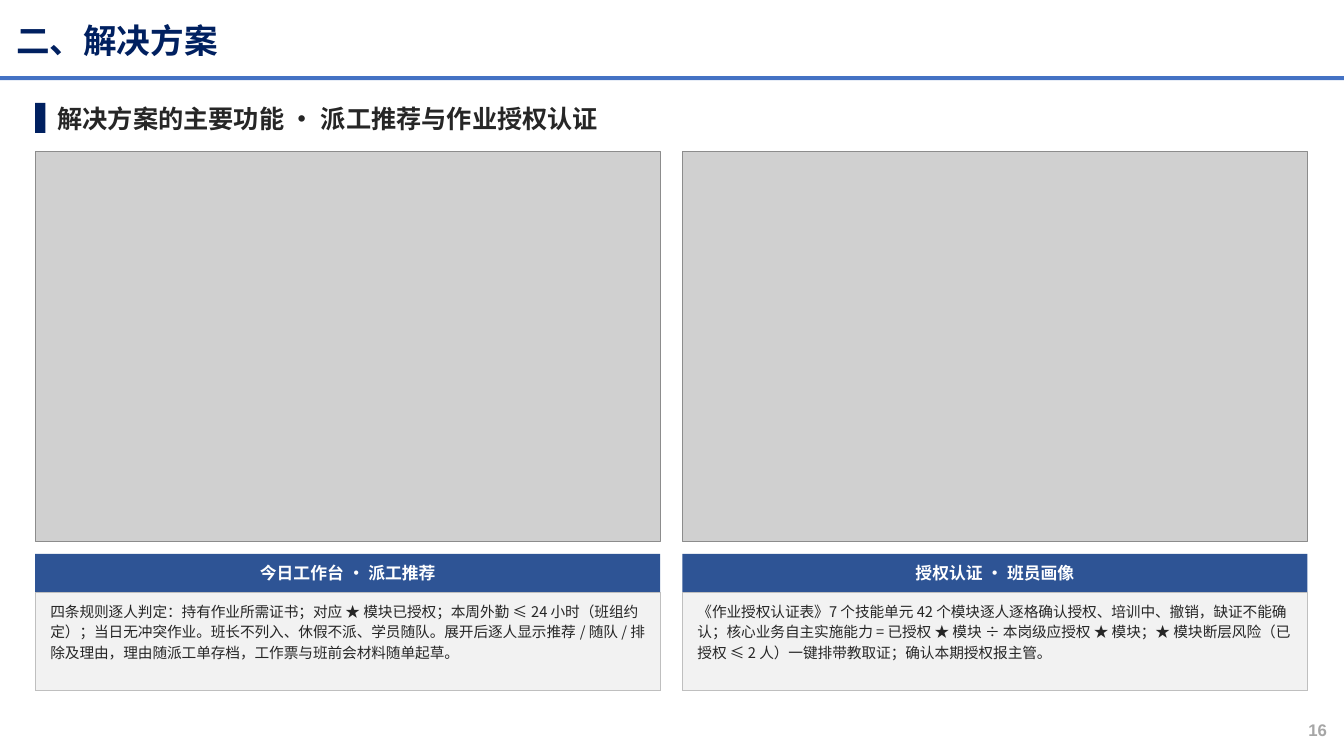
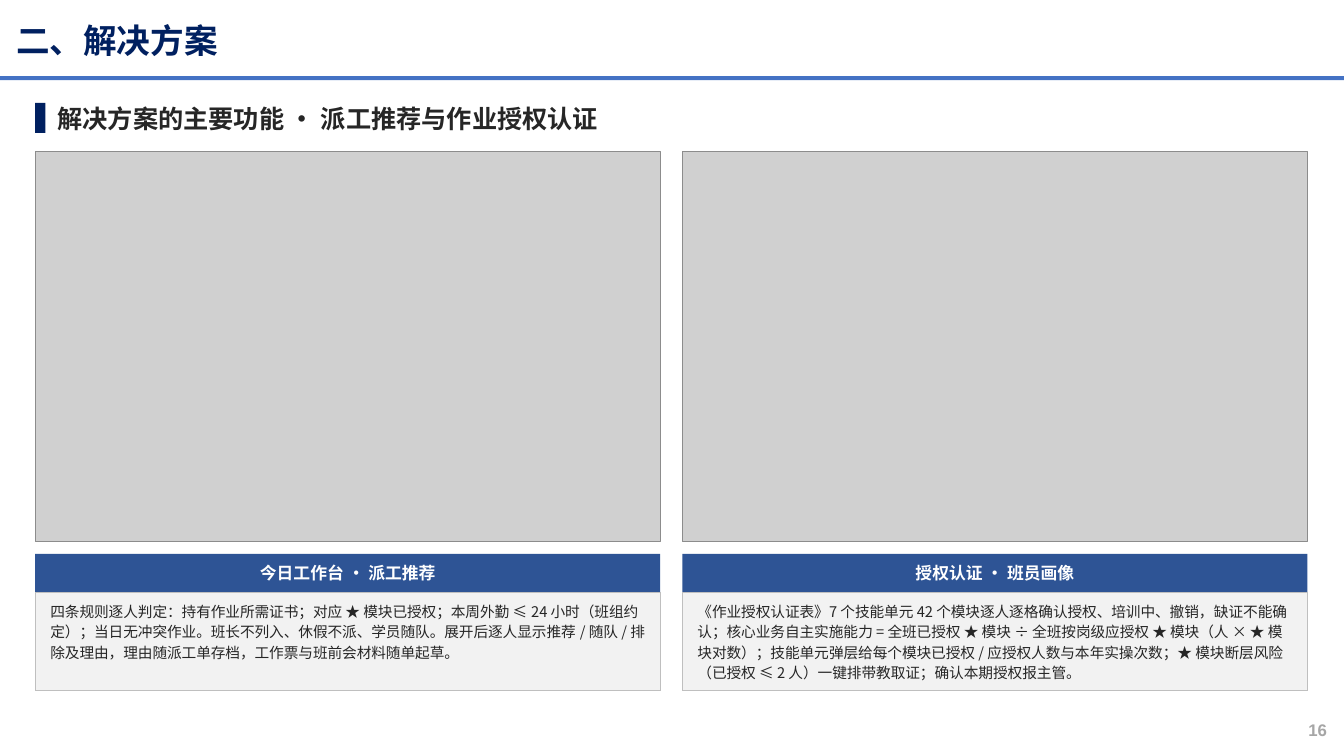
Before and after one commit to michael4949/-, a slide deck: slide 16 of xiaowatt/docs/正式交付物/申报PPT_高效班组管理助手_班组数字画像与班组长AI助手_V3.0.pptx. Drawn at 1344x756 pixels with LibreOffice and Linux fonts; fonts in the diff are those of the drawing; grey boxes stand for pictures; background and template pictures are left out. Boxes give left, top, right and bottom in pixels: in the first picture for what was removed or moved away, otherwise in the second. Text is boxed around its words. In the diff, an @@ line names an element or a change of style, - is before the commit and + after.

```diff
--- a/xiaowatt/docs/正式交付物/申报PPT_高效班组管理助手_班组数字画像与班组长AI助手_V3.0.pptx
+++ b/xiaowatt/docs/正式交付物/申报PPT_高效班组管理助手_班组数字画像与班组长AI助手_V3.0.pptx
@@ text at [697,604,1287,680]: text changed @@
-《作业授权认证表》7 个技能单元 42 个模块逐人逐格确认授权、培训中、撤销，缺证不能确认；核心业务自主实施能力 = 已授权 ★ 模块 ÷ 本岗级应授权 ★ 模块；★ 模块断层风险（已授权 ≤ 2 人）一键排带教取证；确认本期授权报主管。
+《作业授权认证表》7 个技能单元 42 个模块逐人逐格确认授权、培训中、撤销，缺证不能确认；核心业务自主实施能力 = 全班已授权 ★ 模块 ÷ 全班按岗级应授权 ★ 模块（人 × ★ 模块对数）；技能单元弹层给每个模块已授权 / 应授权人数与本年实操次数；★ 模块断层风险（已授权 ≤ 2 人）一键排带教取证；确认本期授权报主管。
```
Also in this commit, not shown: 3 other slides changed, 26 other files.
